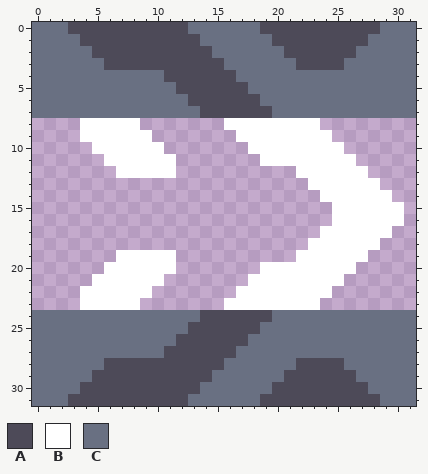
Two versions of one pixel-art sprite, assets/sprites/blocks/distribution/impulse-conveyor-top-0.png. Above, as it was before the edit.
The file is 32x32 pixels.
Palette (. is transparent): A #4d4a58  B #ffffff  C #697082
Pixels before, first column x 0:
 0 CCCAAAAAAAAAACCCCCCAAAAAAAAAACCC
 1 CCCCAAAAAAAAAACCCCCCAAAAAAAACCCC
 2 CCCCCAAAAAAAAAACCCCCCAAAAAACCCCC
 3 CCCCCCAAAAAAAAAACCCCCCAAAACCCCCC
 4 CCCCCCCCCCCAAAAAACCCCCCCCCCCCCCC
 5 CCCCCCCCCCCCAAAAAACCCCCCCCCCCCCC
 6 CCCCCCCCCCCCCAAAAAACCCCCCCCCCCCC
 7 CCCCCCCCCCCCCCAAAAAACCCCCCCCCCCC
 8 ....BBBBB.......BBBBBBBB........
 9 ....BBBBBB.......BBBBBBBB.......
10 .....BBBBBB.......BBBBBBBB......
11 ......BBBBBB.......BBBBBBBB.....
12 .......BBBBB..........BBBBBB....
13 .......................BBBBBB...
14 ........................BBBBBB..
15 .........................BBBBBB.
16 .........................BBBBBB.
17 ........................BBBBBB..
18 .......................BBBBBB...
19 .......BBBBB..........BBBBBB....
20 ......BBBBBB.......BBBBBBBB.....
21 .....BBBBBB.......BBBBBBBB......
22 ....BBBBBB.......BBBBBBBB.......
23 ....BBBBB.......BBBBBBBB........
24 CCCCCCCCCCCCCCAAAAAACCCCCCCCCCCC
25 CCCCCCCCCCCCCAAAAAACCCCCCCCCCCCC
26 CCCCCCCCCCCCAAAAAACCCCCCCCCCCCCC
27 CCCCCCCCCCCAAAAAACCCCCCCCCCCCCCC
28 CCCCCCAAAAAAAAAACCCCCCAAAACCCCCC
29 CCCCCAAAAAAAAAACCCCCCAAAAAACCCCC
30 CCCCAAAAAAAAAACCCCCCAAAAAAAACCCC
31 CCCAAAAAAAAAACCCCCCAAAAAAAAAACCC
New version:
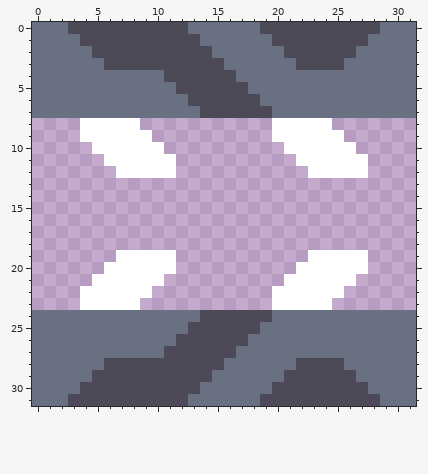
The edit:
Changed rows in their new state; - is an unchanged pixel.
first column x 16:
 8 ....----B------
 9 -...-----B-----
10 --...-----B----
11 ---...-----B---
12 ------.--------
13 -------......--
14 --------......-
15 ---------......
16 ---------......
17 --------......-
18 -------......--
19 ------.--------
20 ---...-----B---
21 --...-----B----
22 -...-----B-----
23 ....----B------
Changed places in both pictures, as pixel boxes (x1, y1, x2, y2):
changed: (224, 118, 404, 310)
